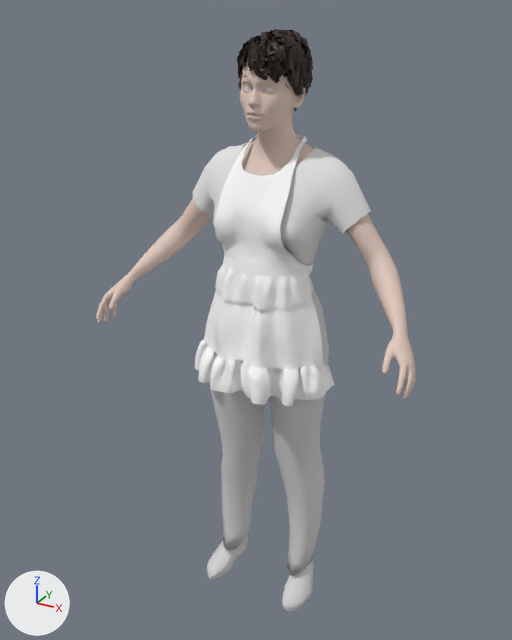
What one commit did to the glTF model assets/people/mh/ines.lod.glb.
The view is the same before and after, from a 50 mm lens placed at (0.849, -1.608, -12.242), pointed at (-0.076, 0.072, -13.082). Every picture has the same lights, and +X, +Y and +Z are marked at lower left. The picture after the commit comes second. Vertices at exactly the same position are counted once.

Names of what the first picture shows: 'body', 'clothes:elvs_ladies_apron', 'clothes:joepal_crude_t-shirt_female', 'clothes:toigo_ankle_boots_female', 'clothes:toigo_wool_pants', 'head', 'mh_hair:Hair_S_Pixie' and 1 more.
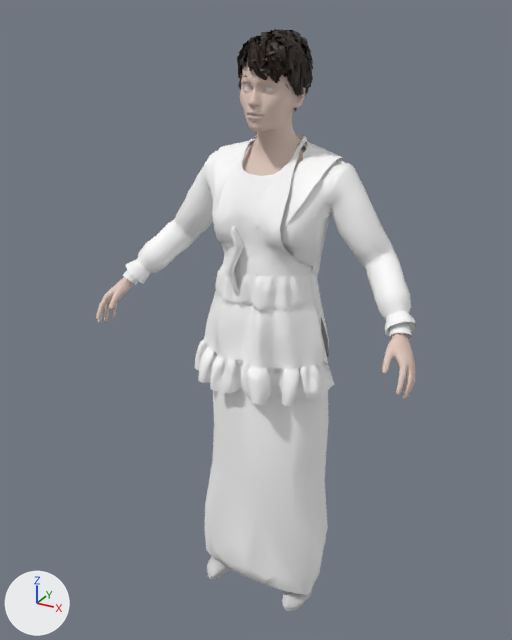
Edits to the scene script, one JSON object a line:
```json
{"op": "add", "block": "mat_clothes_punkduck_lace_up_blouse", "code": ["mat_clothes_punkduck_lace_up_blouse = principled_material('clothes:punkduck_lace_up_blouse')", "mat_clothes_punkduck_lace_up_blouse.base_color = (1.0, 1.0, 1.0)  # white #ffffff"]}
{"op": "add", "block": "mat_clothes_mindfront_f_dress_09", "code": ["mat_clothes_mindfront_f_dress_09 = principled_material('clothes:mindfront_f_dress_09')", "mat_clothes_mindfront_f_dress_09.base_color = (1.0, 1.0, 1.0)  # white #ffffff", "mat_clothes_mindfront_f_dress_09.roughness = 0.804"]}
{"block": "me_body", "where": "# used by ob_body; location = (0.0, 0.0, 0.0)"}
{"op": "remove", "block": "me_body", "code": "me_body.from_pydata(...)  # 1598 vertices, 3100 faces; spans x -0.526..0.449, y -0.136..0.202, z -13.318..-12.681"}
{"op": "add", "block": "me_body", "code": "me_body.from_pydata(...)  # 1625 vertices, 3084 faces; spans x -0.526..0.449, y -0.136..0.194, z -13.884..-12.967"}
{"block": "me_body", "change": "me_body part 1: 181 vertices removed from x 0.074..0.388, y -0.009..0.19, z -12.989..-12.681; 3 vertices added at x 0.36..0.376, y 0.015..0.026, z -12.988..-12.983"}
{"block": "me_body", "change": "me_body part 2: 180 vertices removed from x -0.465..-0.151, y -0.009..0.19, z -12.989..-12.681; 2 vertices added at x -0.444..-0.437, y 0.015..0.023, z -12.988..-12.987"}
{"block": "me_body", "change": "other edits to the shape of me_body do not show in these pictures"}
{"op": "add", "block": "me_clothes_punkduck_lace_up_blouse", "code": ["me_clothes_punkduck_lace_up_blouse = bpy.data.meshes.new('clothes:punkduck_lace_up_blouse')", "me_clothes_punkduck_lace_up_blouse.from_pydata(...)  # 812 vertices, 1486 faces; spans x -0.491..0.415, y -0.076..0.213, z -13.206..-12.564", "me_clothes_punkduck_lace_up_blouse.materials.append(mat_clothes_punkduck_lace_up_blouse)  # white #ffffff"]}
{"op": "add", "block": "me_clothes_mindfront_f_dress_09", "code": ["me_clothes_mindfront_f_dress_09 = bpy.data.meshes.new('clothes:mindfront_f_dress_09')", "me_clothes_mindfront_f_dress_09.from_pydata(...)  # 610 vertices, 1013 faces; spans x -0.49..0.414, y -0.08..0.248, z -13.965..-12.604", "me_clothes_mindfront_f_dress_09.materials.append(mat_clothes_mindfront_f_dress_09)  # white #ffffff"]}
{"op": "remove", "block": "ob_clothes_joepal_crude_t_shirt_female", "code": ["ob_clothes_joepal_crude_t_shirt_female = bpy.data.objects.new('clothes:joepal_crude_t-shirt_female', me_clothes_joepal_crude_t_shirt_female)", "ob_clothes_joepal_crude_t_shirt_female.location = (0.0, 0.0, 0.0)"]}
{"op": "remove", "block": "ob_clothes_toigo_wool_pants", "code": ["ob_clothes_toigo_wool_pants = bpy.data.objects.new('clothes:toigo_wool_pants', me_clothes_toigo_wool_pants)", "ob_clothes_toigo_wool_pants.location = (0.0, 0.0, 0.0)"]}
{"op": "add", "block": "ob_clothes_punkduck_lace_up_blouse", "code": ["ob_clothes_punkduck_lace_up_blouse = bpy.data.objects.new('clothes:punkduck_lace_up_blouse', me_clothes_punkduck_lace_up_blouse)", "ob_clothes_punkduck_lace_up_blouse.location = (0.0, 0.0, 0.0)"]}
{"op": "add", "block": "ob_clothes_mindfront_f_dress_09", "code": ["ob_clothes_mindfront_f_dress_09 = bpy.data.objects.new('clothes:mindfront_f_dress_09', me_clothes_mindfront_f_dress_09)", "ob_clothes_mindfront_f_dress_09.location = (0.0, 0.0, 0.0)"]}
```

Where the change shows, as pixel boxes [x1, y1, x2, y2] in the pictures (512 x 640 px):
```json
{"object": "clothes:mindfront_f_dress_09", "change": "added", "after": [123, 269, 412, 595]}
{"object": "clothes:punkduck_lace_up_blouse", "change": "added", "after": [125, 139, 416, 359]}
{"object": "clothes:toigo_wool_pants", "change": "deleted", "before": [211, 290, 329, 576]}
{"object": "clothes:joepal_crude_t-shirt_female", "change": "deleted", "before": [193, 142, 371, 294]}
{"part": 1, "of": "me_body", "change": "built on", "before": [346, 214, 407, 330]}
{"part": 2, "of": "me_body", "change": "built on", "before": [131, 198, 214, 279]}
```
